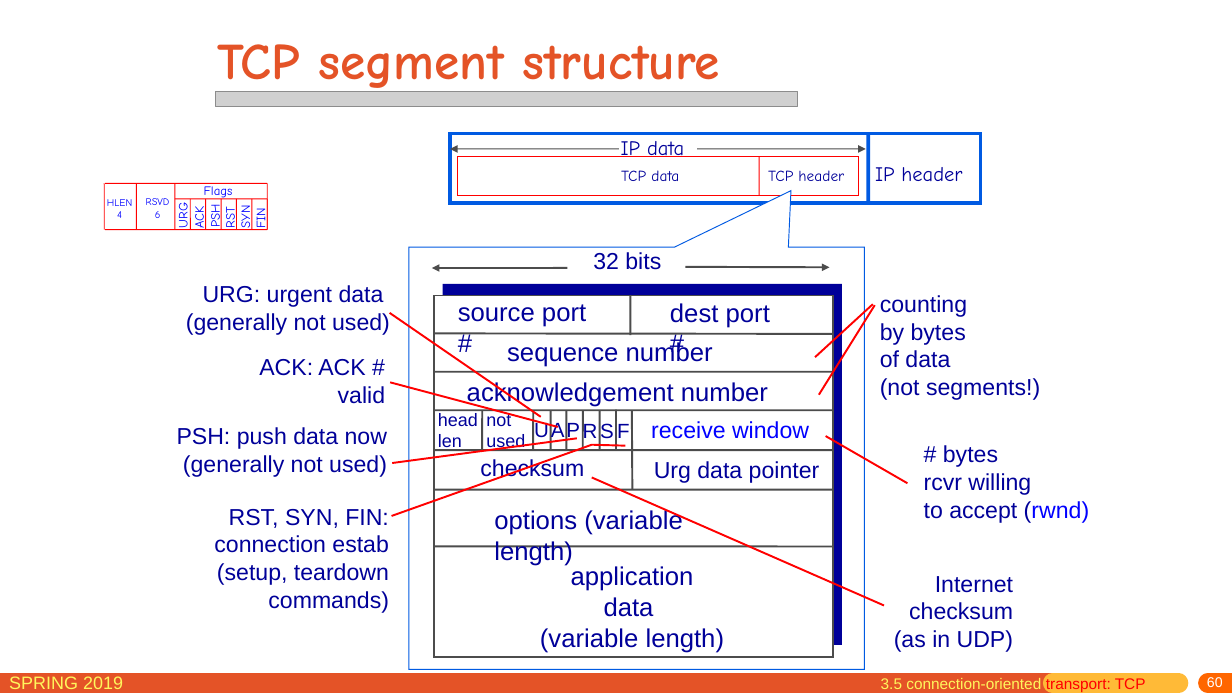
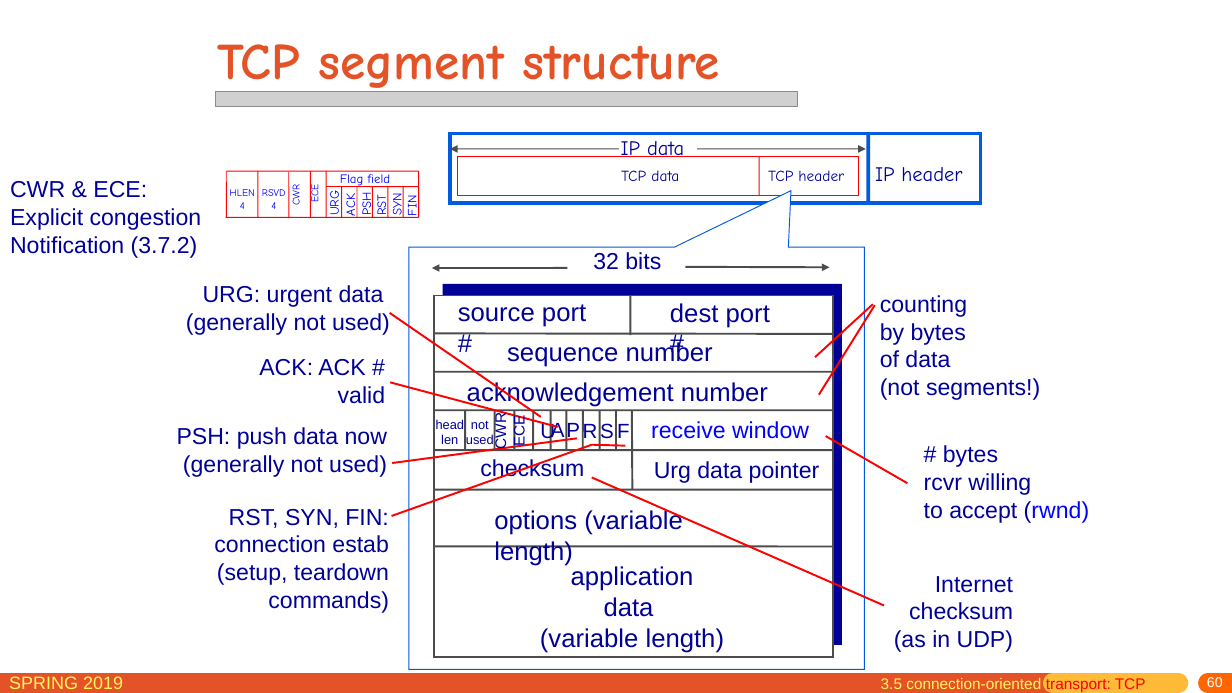
Before and after one commit to jichenghu/PPT_networkDistributed, a slide deck: slide 60 of chapter3.pptx. Drawn at 1232x693 pixels with LibreOffice and Linux fonts; fonts in the diff are those of the drawing; grey boxes stand for pictures. Boxes give left, top, right and bottom in pixels: in the first picture for what was removed or moved away, otherwise in the second. Text is boxed around its words. In the diff, an @@ line names an element or a change of style, - is before the commit and + after.

```diff
--- a/chapter3.pptx
+++ b/chapter3.pptx
@@ line moved from (104, 184) - (104, 230) to (226, 171) - (226, 217) @@
@@ line moved from (105, 184) - (267, 184) to (226, 171) - (419, 171) @@
@@ line added from (258, 171) to (258, 217), #FF0000 0.75 pt @@
@@ line added from (289, 172) to (289, 218), #FF0000 0.75 pt @@
@@ line moved from (137, 184) - (137, 230) to (311, 171) - (311, 217) @@
@@ text at (340,171,390,187): text changed @@
-Flags
+Flag field
@@ 3 texts, 2 lines: place and size @@
-3 texts, 2 lines at (175,184,269,230)
+3 texts, 2 lines at (326,171,421,217)
@@ text added at (10,181,202,258), 18 pt, text #000099 @@
+CWR & ECE:
+Explicit congestion
+Notification (3.7.2)
@@ text "HLEN": place and size @@
-text "HLEN" at (107,199,133,218)
+text "HLEN" at (229,189,255,209)
@@ text "RSVD": place and size @@
-text "RSVD" at (146,198,170,218)
+text "RSVD" at (262,189,286,209)
@@ text at (271,202,276,209): text changed @@
-6
+4
@@ text added at (289,186,303,205), 8 pt, text #0000FF @@
+CWR
@@ text added at (308,185,322,203), 8 pt, text #0000FF @@
+ECE
@@ 7 lines, 3 texts: place and size @@
-7 lines, 3 texts at (175,199,267,230)
+7 lines, 3 texts at (326,187,419,217)
@@ line moved from (105, 230) - (267, 230) to (226, 217) - (419, 217) @@
@@ text "head" at (436,419,464,444): size 14 to 10 pt; alignment left to centre @@
@@ text "not" at (466,420,494,447): size 14 to 10 pt; alignment left to centre @@
@@ text "not": place and size @@
-text "not" at (486,412,525,451)
+text "not" at (466,420,494,447)
@@ line moved from (482, 450) - (482, 410) to (465, 450) - (465, 410) @@
@@ text added at (492,416,509,449), 12 pt, text #000099 @@
+CWR
@@ line added from (494, 451) to (494, 411), #4C4C4C 1.5 pt @@
@@ text added at (511,418,528,446), 12 pt, text #000099 @@
+ECE
@@ line added from (515, 450) to (515, 410), #4C4C4C 1.5 pt @@
@@ text "U" at (540,422,555,443): alignment left to centre @@
```
Also in this commit, not shown: 2 other slides changed.
